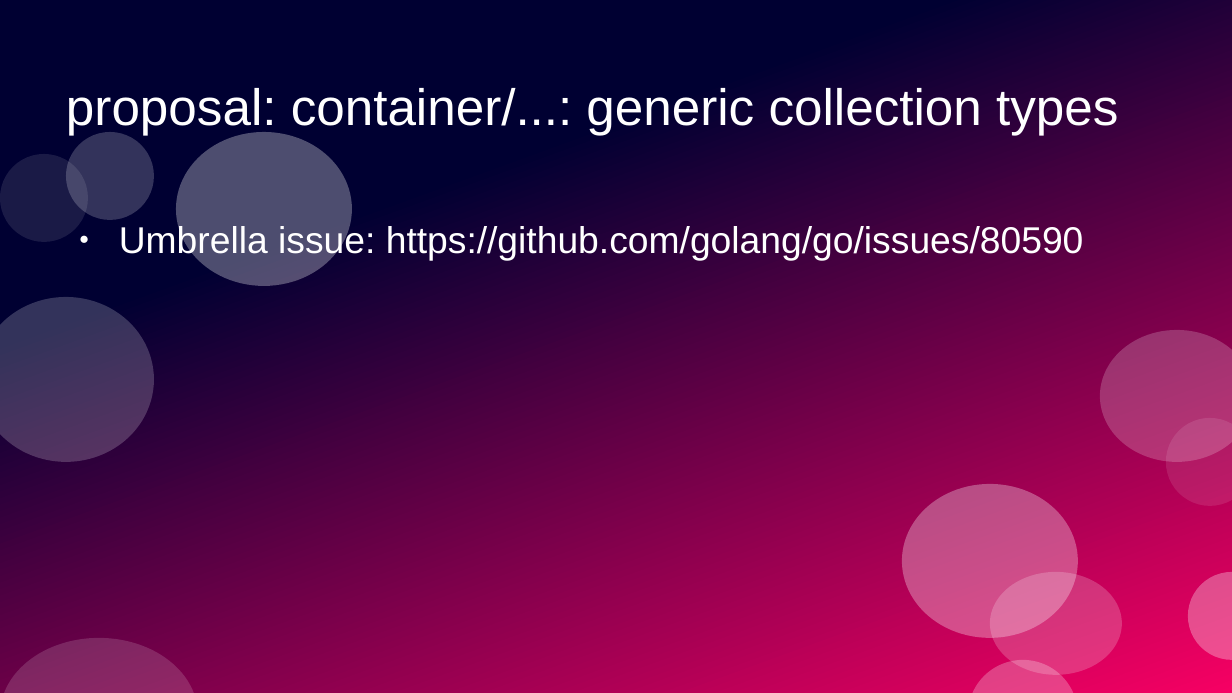
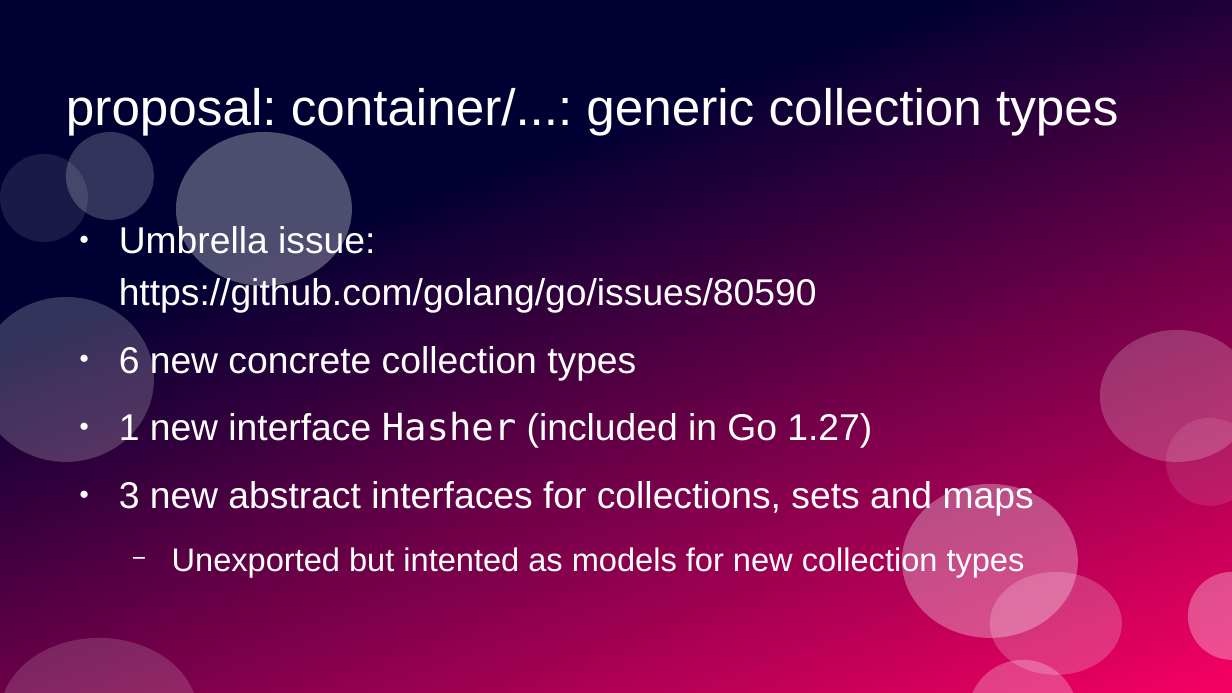
Before and after one commit to ramalho/sets-in-go, a slide deck: slide 25 of sets-in-go.odp. Drawn at 1232x693 pixels with LibreOffice and Linux fonts; fonts in the diff are those of the drawing. Boxes give left, top, right and bottom in pixels: in the first picture for what was removed or moved away, otherwise in the second. Text is boxed around its words. In the diff, an @@ line names an element or a change of style, - is before the commit and + after.

Commit message:
updated slides

```diff
--- a/sets-in-go.odp
+++ b/sets-in-go.odp
@@ text at (119, 346, 1034, 577): paragraphs added @@
+● 6 new concrete collection types
+● 1 new interface Hasher (included in Go 1.27)
+● 3 new abstract interfaces for collections, sets and maps
+  − Unexported but intented as models for new collection types
```
Also in this commit, not shown: 4 slides added, 1 other file.
